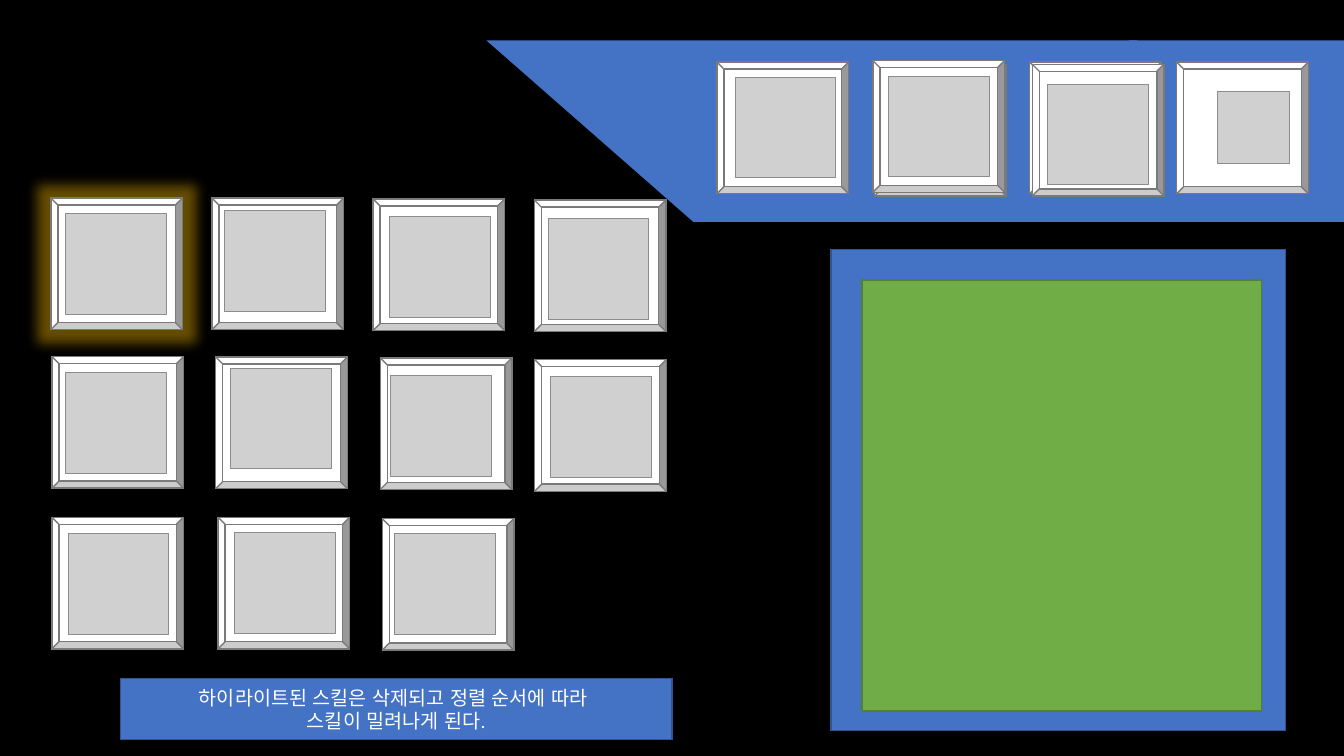
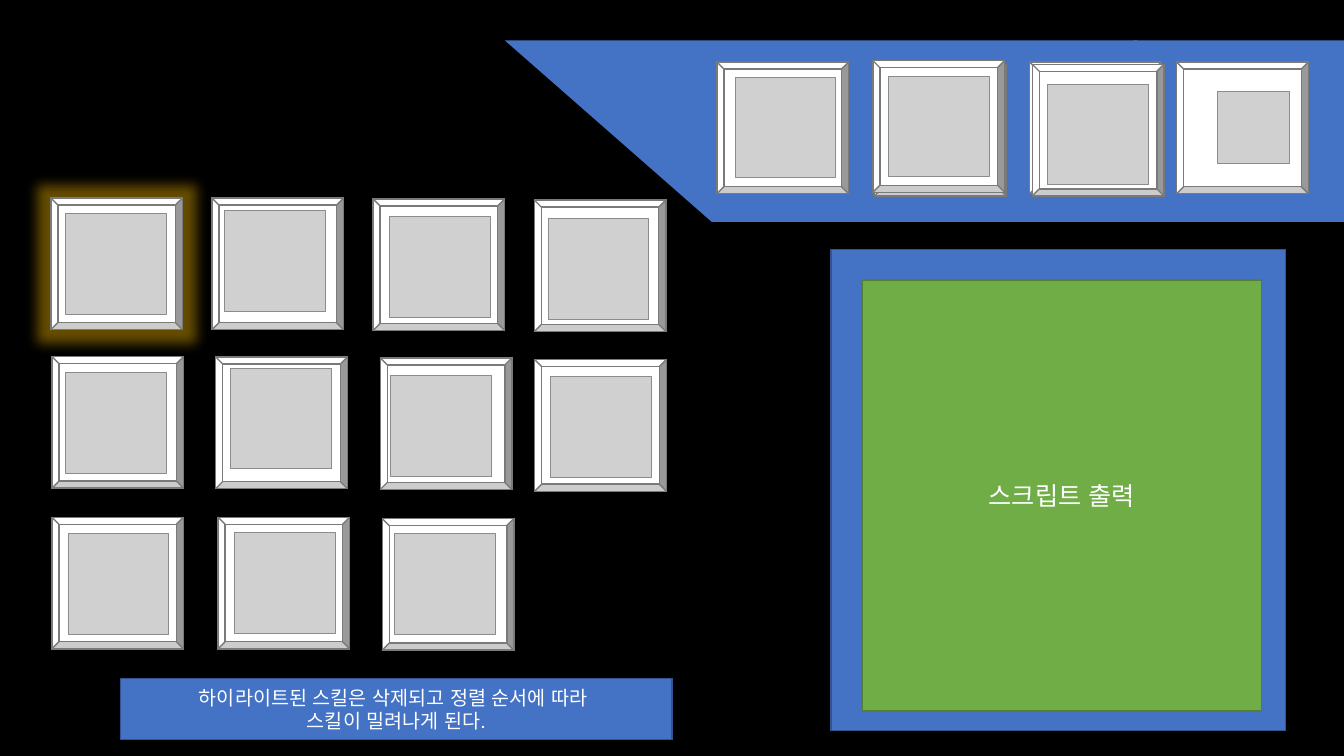
Before and after one commit to WolfPack-1/2D-Side-View-Roguelike, a slide deck: slide 8 of DesignDocs/Design/기획 문서/UI 기획서 초안.pptx. Drawn at 1344x756 pixels with LibreOffice and Linux fonts; fonts in the diff are those of the drawing; grey boxes stand for pictures. Boxes give left, top, right and bottom in pixels: in the first picture for what was removed or moved away, otherwise in the second. Text is boxed around its words. In the diff, an @@ line names an element or a change of style, - is before the commit and + after.

```diff
--- a/DesignDocs/Design/기획 문서/UI 기획서 초안.pptx
+++ b/DesignDocs/Design/기획 문서/UI 기획서 초안.pptx
@@ parallelogram: place and size @@
-parallelogram at [486, 40, 1344, 222]
+parallelogram at [505, 40, 1344, 222]
@@ text in rectangle at [989, 484, 1135, 507]: text added @@
+스크립트 출력
```
Also in this commit, not shown: 5 other slides changed, 2 slides added, 2 slides removed, 4 other files.
